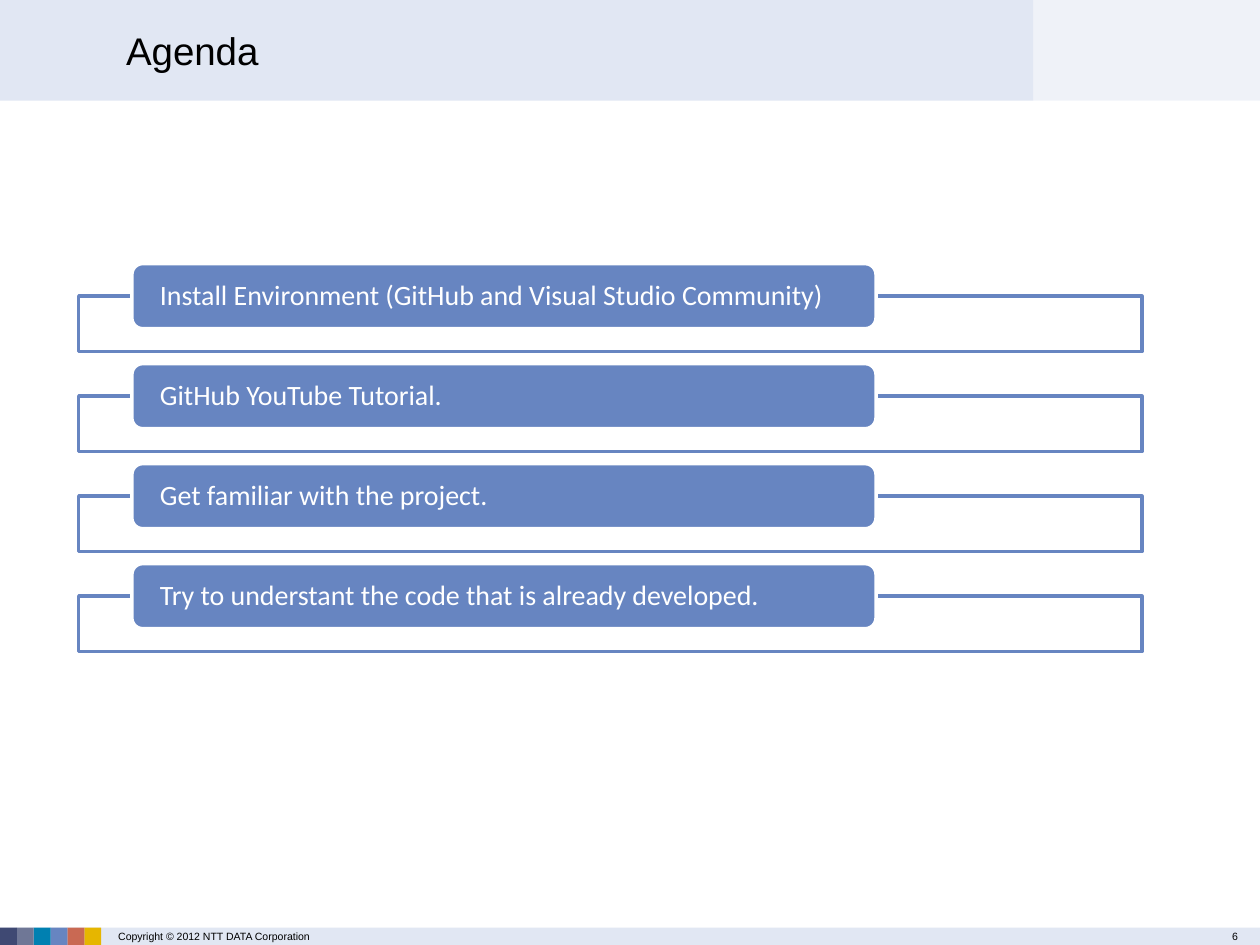
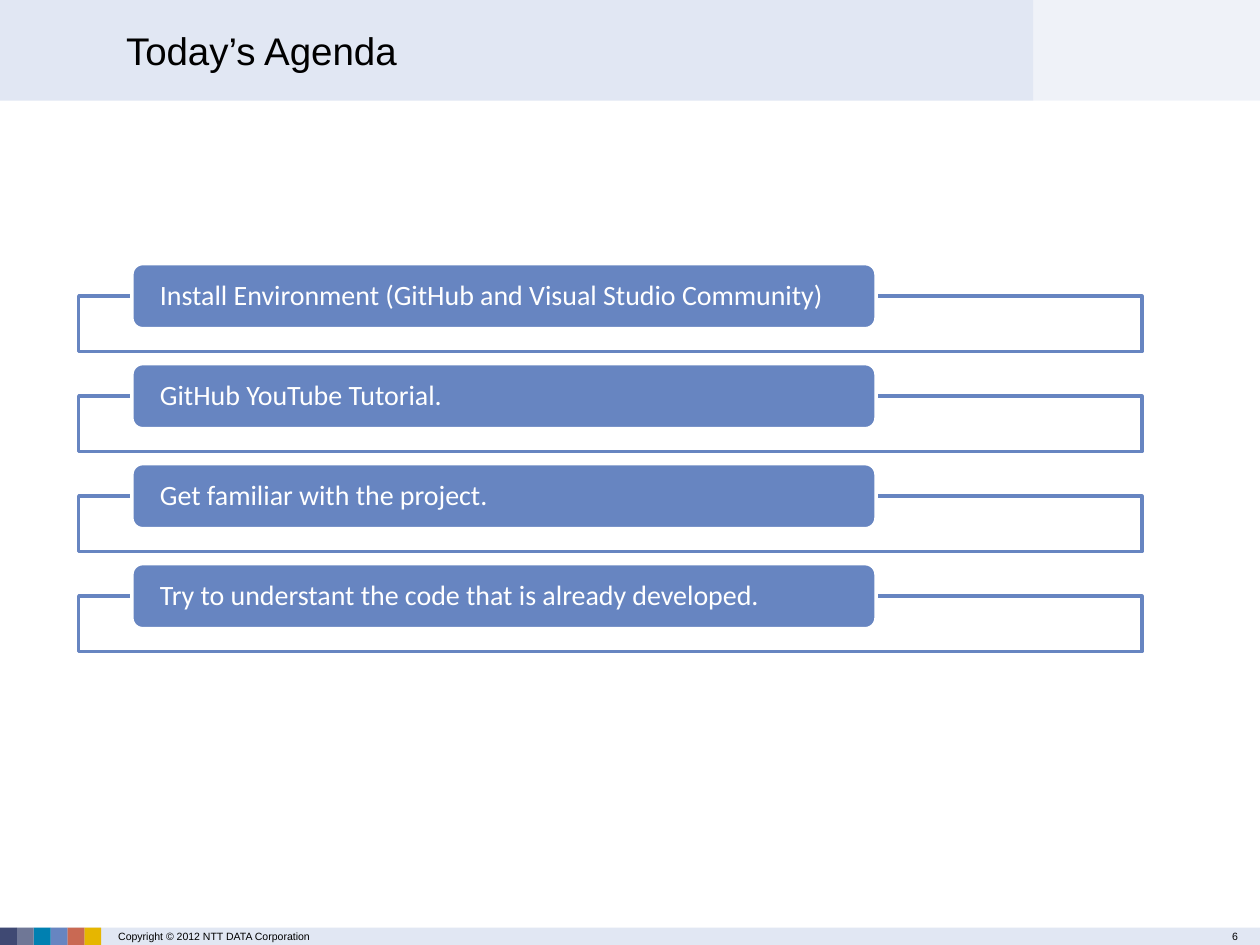
Before and after one commit to BogdanHerciu/ReqM_project, a slide deck: slide 6 of ProjectDocuments/05_Misc/00_Introduction.pptx. Drawn at 1260x945 pixels with LibreOffice and Linux fonts; fonts in the diff are those of the drawing; background and template pictures are left out. Boxes give left, top, right and bottom in pixels: in the first picture for what was removed or moved away, otherwise in the second. Text is boxed around its words. In the diff, an @@ line names an element or a change of style, - is before the commit and + after.

```diff
--- a/ProjectDocuments/05_Misc/00_Introduction.pptx
+++ b/ProjectDocuments/05_Misc/00_Introduction.pptx
@@ text at (126, 37, 396, 73): text changed @@
-Agenda
+Today’s Agenda
```
Also in this commit, not shown: 3 other slides changed, 1 slide added.
